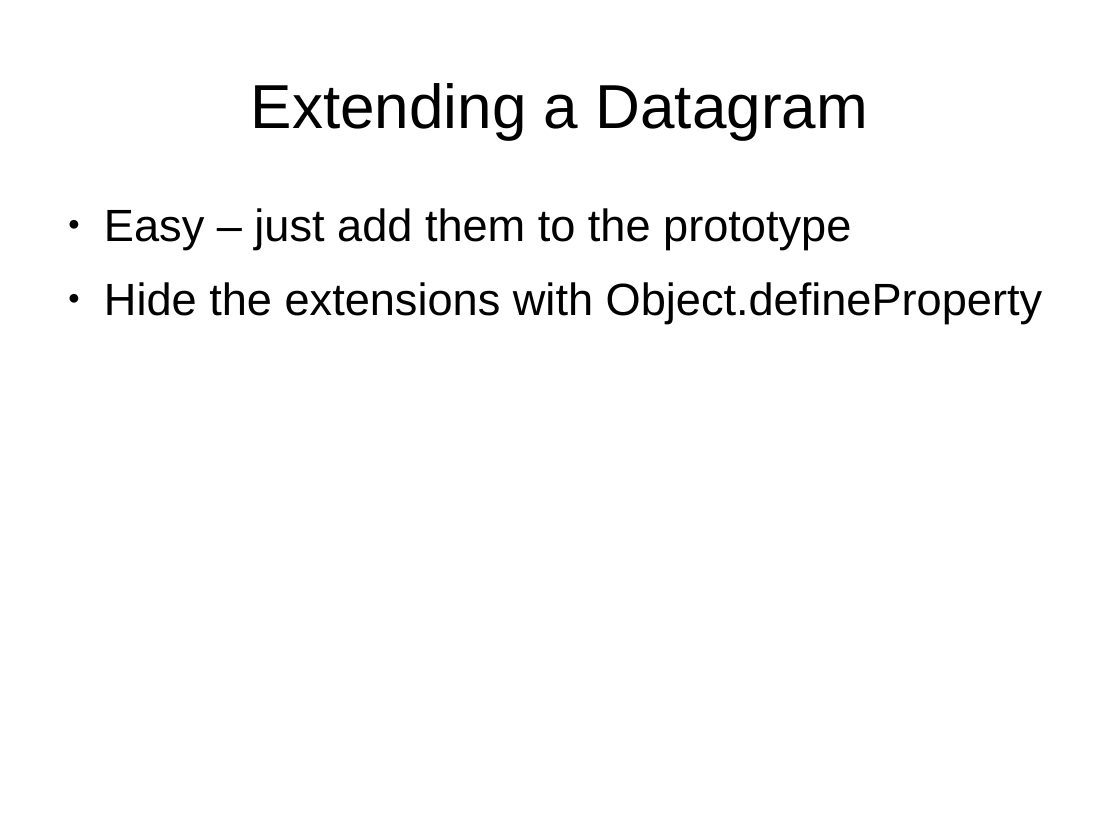
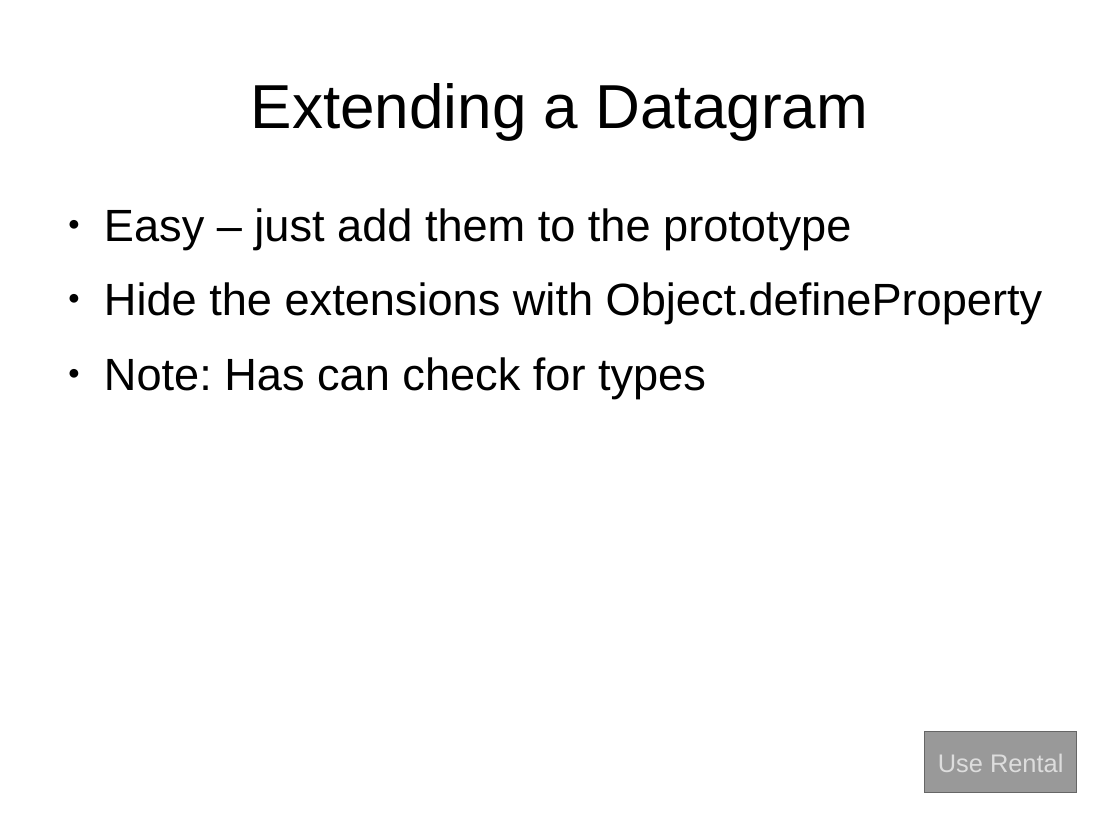
Before and after one commit to jrosendahl/denverJS-20140605-throwarm, a slide deck: slide 10 of presentation.odp (slide 9 before the commit). Drawn at 1120x840 pixels with LibreOffice and Linux fonts; fonts in the diff are those of the drawing. Boxes give left, top, right and bottom in pixels: in the first picture for what was removed or moved away, otherwise in the second. Text is boxed around its words. In the diff, an @@ line names an element or a change of style, - is before the commit and + after.

```diff
--- a/presentation.odp
+++ b/presentation.odp
@@ text at [104,357,706,398]: paragraph added @@
+● Note: Has can check for types
@@ rectangle added at [925,732,1077,793], fill #999999, outline #666666 0 pt, 18 pt, text #DDDDDD @@
+Use Rental
```
Also in this commit, not shown: 5 other slides changed, 1 slide added, 1 other file.
